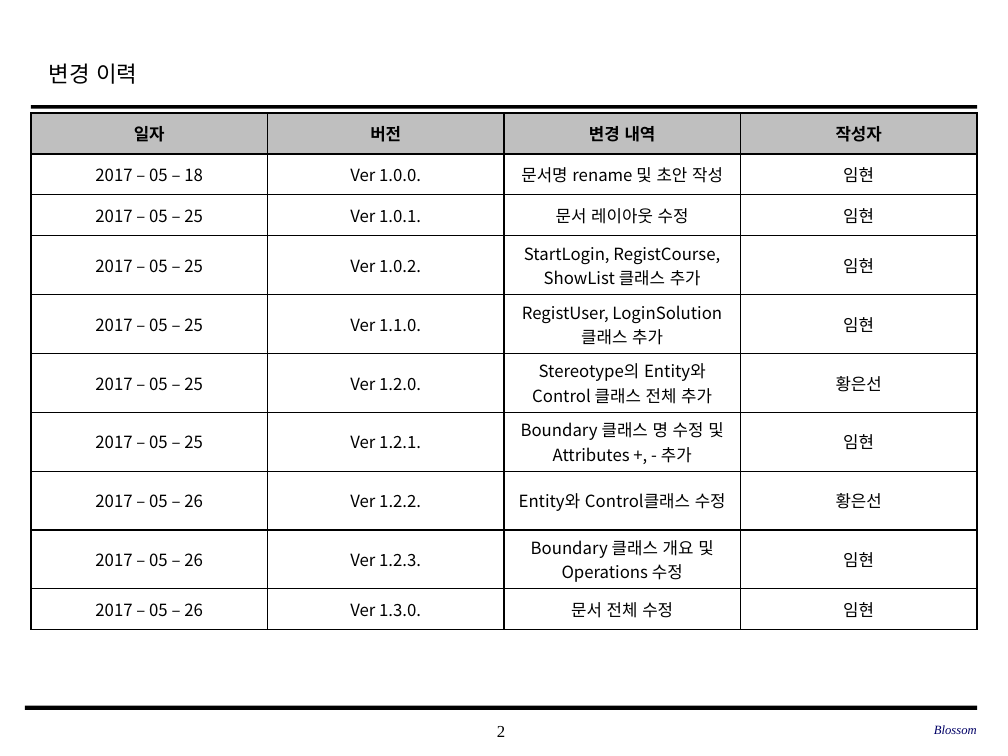
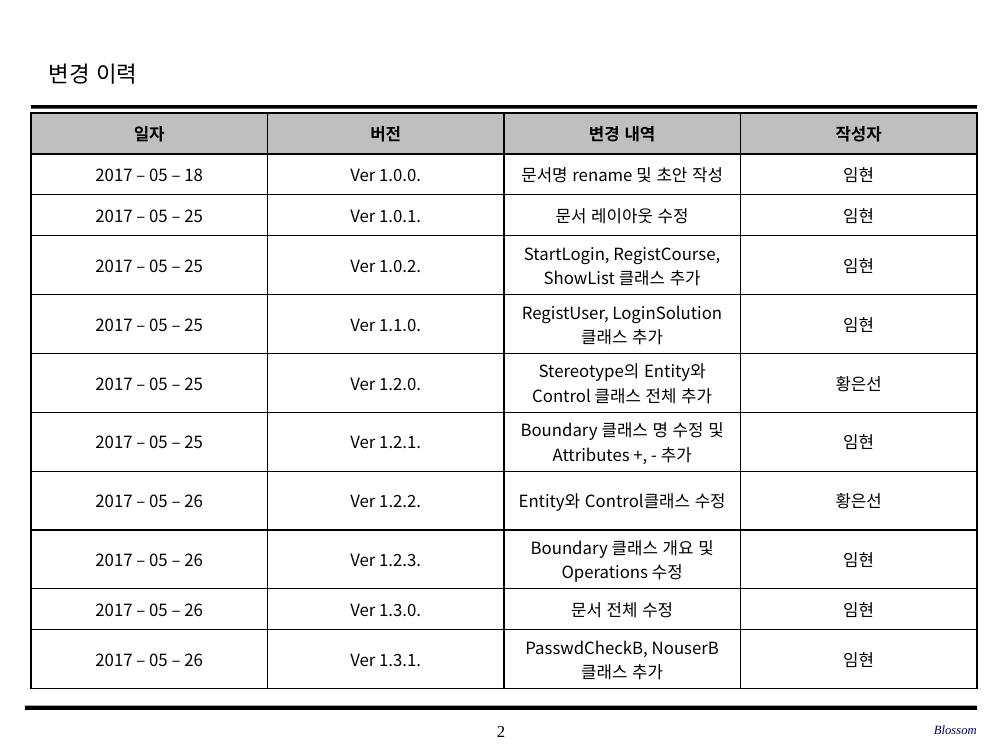
Before and after one commit to SE-admin/SE2017_6_blossom, a slide deck: slide 2 of doc/3_ 설계서/Class Design_6_blossom.pptx. Drawn at 1008x756 pixels with LibreOffice and Linux fonts; fonts in the diff are those of the drawing; background and template pictures are left out. Boxes give left, top, right and bottom in pixels: in the first picture for what was removed or moved away, otherwise in the second. Text is boxed around its words. In the diff, an @@ line names an element or a change of style, - is before the commit and + after.

Commit message:
2017 - 05 - 26 Ver 1.3.1. PasswdCheckB, NouserB 클래스 추가 임현

```diff
--- a/doc/3_ 설계서/Class Design_6_blossom.pptx
+++ b/doc/3_ 설계서/Class Design_6_blossom.pptx
@@ table at box(31, 113, 979, 684) @@
+row 11: 2017 – 05 – 26 | Ver 1.3.1. | PasswdCheckB, NouserB 클래스 추가 | 임현
```
Also in this commit, not shown: 22 other slides changed, 2 slides added, 1 slide removed.
